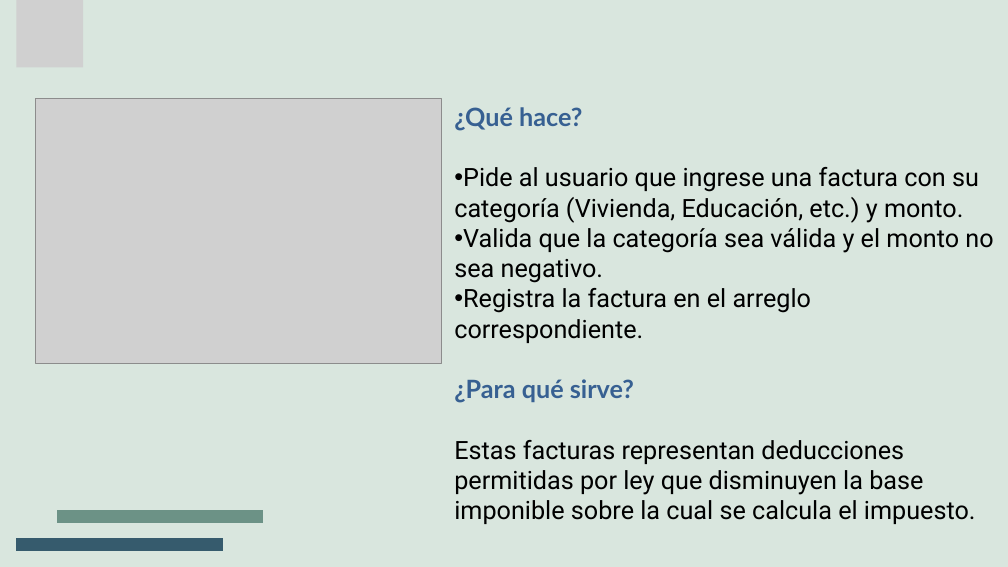
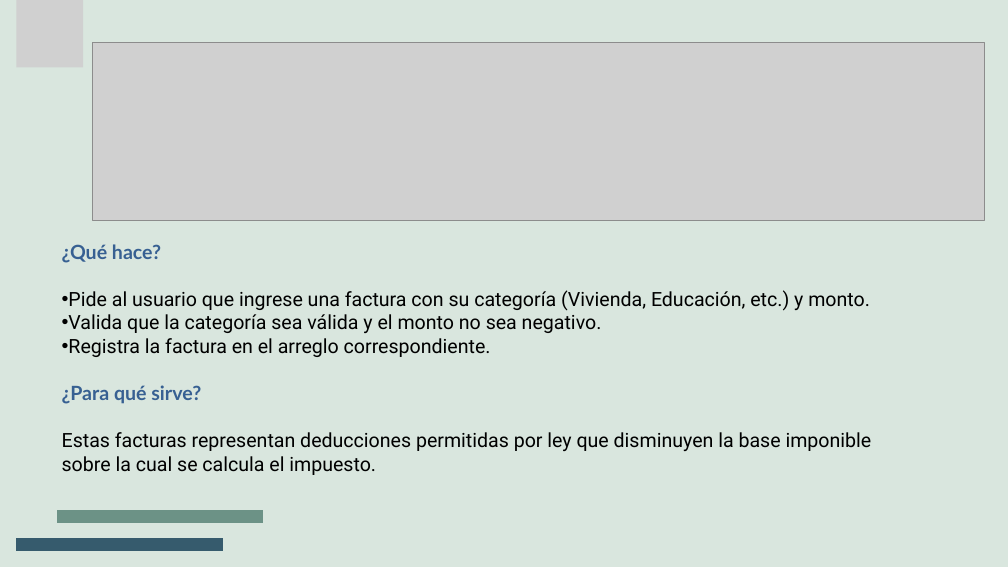
Before and after one commit to ProOrientadaObjetos-P-D-AA2025/aab1-25-proyecto-bimestral-1er-bim-grupal-JuanDaa0304, a slide deck: slide 7 of Proyecto Impuestos Anuales.pptx. Drawn at 1008x567 pixels with LibreOffice and Linux fonts; fonts in the diff are those of the drawing; grey boxes stand for pictures. Boxes give left, top, right and bottom in pixels: in the first picture for what was removed or moved away, otherwise in the second. Text is boxed around its words. In the diff, an @@ line names an element or a change of style, - is before the commit and + after.

```diff
--- a/Proyecto Impuestos Anuales.pptx
+++ b/Proyecto Impuestos Anuales.pptx
@@ picture added at [92,43,984,220] @@
@@ picture removed at [36,99,441,363] @@
@@ text "¿Qué hace?": place and size @@
-text "¿Qué hace?" at [454,107,993,524]
+text "¿Qué hace?" at [62,244,872,475]
@@ text "¿Qué hace?" at [62,244,872,475]: size 36 to 28 pt @@
```
Also in this commit, not shown: 3 other slides changed, 4 other files.
